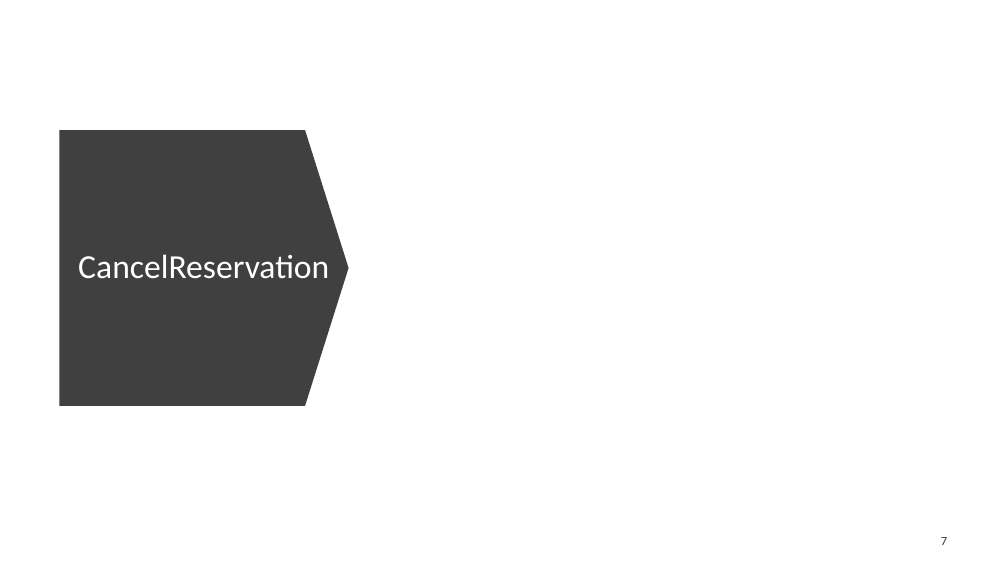
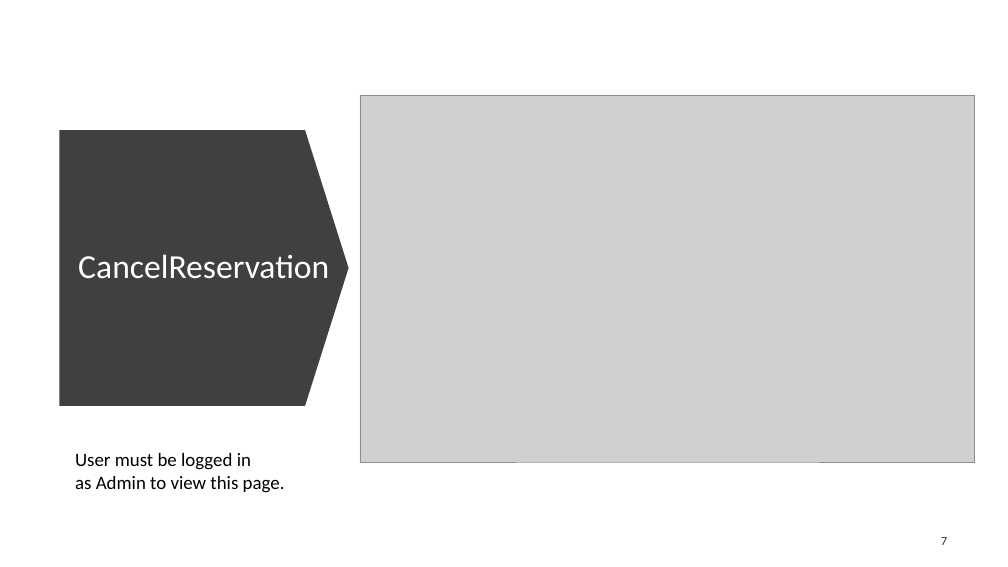
Before and after one commit to rezo1134/AU-room-management-system, a slide deck: slide 7 of initialPresentation/InitialPresentationSlides.pptx. Drawn at 1008x567 pixels with LibreOffice and Linux fonts; fonts in the diff are those of the drawing; grey boxes stand for pictures; background and template pictures are left out. Boxes give left, top, right and bottom in pixels: in the first picture for what was removed or moved away, otherwise in the second. Text is boxed around its words. In the diff, an @@ line names an element or a change of style, - is before the commit and + after.

```diff
--- a/initialPresentation/InitialPresentationSlides.pptx
+++ b/initialPresentation/InitialPresentationSlides.pptx
@@ picture added at box(360, 95, 975, 462) @@
@@ text added at box(75, 453, 285, 493), 18 pt, text #000000 @@
+User must be logged in as Admin to view this page.
```
Also in this commit, not shown: 6 other slides changed, 3 other files.
